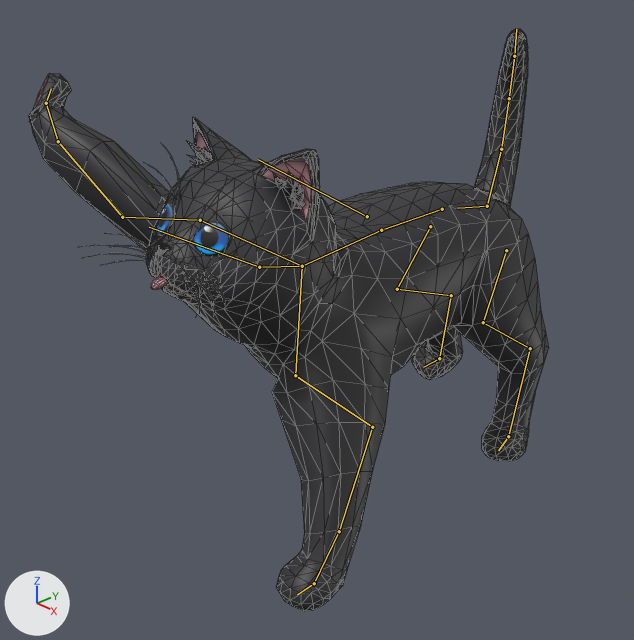
An edit to the Blender file 10_素材/02_Player/cat_ver007.blend, drawn before and after from the same camera.
Rendered twice from a 50 mm lens placed at (0.383, -0.423, 0.384), pointed at (-0.018, -0.047, 0.123). The lights are fixed; the arrows at lower left show +X, +Y and +Z. The picture after the commit comes second. Both versions are drawn at frame 5 of the action 'cat - punch2'; the numbers are the values there. The bones that change, and the others that lie on the model, are drawn over the model as lines. Mesh edges are drawn as thin lines on the coarser meshes.

The first picture shows 'cat_1', 'eye'.
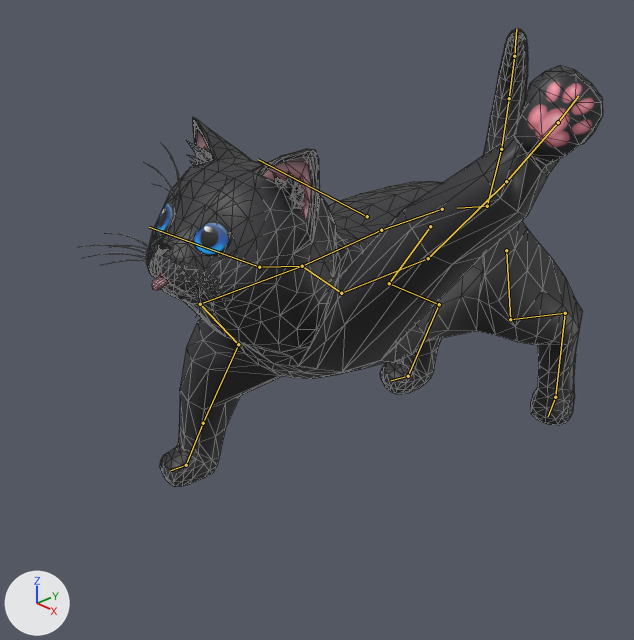
The edits, one by one:
Bone 'hind_leg_001_L' (bone_hind_leg_001_l) turns from (-2, 9, -6) to (37, 12, 2) degrees about its own x, y and z.
Bone 'hind_leg_002_L' (bone_hind_leg_002_l) turns from (14, -4, -5) to (-2, -5, -3) degrees about its own x, y and z.
Bone 'hind_leg_003_L' (bone_hind_leg_003_l) turns from (-12, -4, 5) to (-17, -5, 6) degrees about its own x, y and z.
Bone 'hind_leg_003_L.001' (bone_hind_leg_003_l_001) turns from (10, 2, 1) to (20, -10, -2) degrees about its own x, y and z.
Bone 'hind_leg_001_R' (bone_hind_leg_001_r) turns from (0, -7, 6) to (-12, -5, 8) degrees about its own x, y and z.
Bone 'hind_leg_002_R' (bone_hind_leg_002_r) turns from (26, 4, 2) to (29, 4, 3) degrees about its own x, y and z.
Bone 'hind_leg_003_R' (bone_hind_leg_003_r) turns from (8, 0, -1) to (-5, 3, -1) degrees about its own x, y and z.
Bone 'hind_leg_003_R.001' (bone_hind_leg_003_r_001) turns from (-21, 3, 0) to (-12, 0, -1) degrees about its own x, y and z.
Bone 'foreleg_001_L' (bone_foreleg_001_l) turns from (-7, -13, -17) to (9, 27, -59) degrees about its own x, y and z.
Bone 'foreleg_002_L' (bone_foreleg_002_l) turns from (9, -12, -24) to (-33, -42, -48) degrees about its own x, y and z.
Bone 'foreleg_003_L' (bone_foreleg_003_l) turns from (0, 0, 0) to (75, 10, -17) degrees about its own x, y and z.
Bone 'foreleg_003_L.001' (bone_foreleg_003_l_001) turns from (5, -19, 21) to (26, -51, -23) degrees about its own x, y and z.
Bone 'foreleg_003_L.002' (bone_foreleg_003_l_002) turns from (9, 0, 0) to (63, -33, -81) degrees about its own x, y and z.
Bone 'foreleg_001_R' (bone_foreleg_001_r) turns from (13, 8, 70) to (3, -6, 27) degrees about its own x, y and z.
Bone 'foreleg_002_R' (bone_foreleg_002_r) turns from (-69, 26, -8) to (-8, 1, -2) degrees about its own x, y and z.
Bone 'foreleg_003_R' (bone_foreleg_003_r) turns from (33, 11, 26) to (22, -1, -8) degrees about its own x, y and z.
Bone 'foreleg_003_R.001' (bone_foreleg_003_r_001) turns from (5, 14, 23) to (-6, 0, -17) degrees about its own x, y and z.
Bone 'foreleg_003_R.002' (bone_foreleg_003_r_002) turns from (41, 38, 47) to (1, 4, 18) degrees about its own x, y and z.

Boxes [x1, y1, x2, y2] around the edits, measured in the pictures (634 x 640 px):
'cat_1', posed (21% shorter)
    before: [29, 29, 549, 611]
    after: [82, 29, 603, 487]
bone 'hind_leg_001_L', root to tip
    before: (506, 250) to (483, 322)
    after: (506, 250) to (510, 319)
bone 'hind_leg_002_L', root to tip
    before: (483, 322) to (530, 348)
    after: (510, 319) to (565, 313)
bone 'hind_leg_003_L', root to tip
    before: (530, 348) to (508, 436)
    after: (565, 313) to (555, 397)
bone 'hind_leg_003_L.001', root to tip
    before: (508, 436) to (498, 450)
    after: (555, 397) to (548, 416)
bone 'hind_leg_001_R', root to tip
    before: (430, 226) to (397, 289)
    after: (430, 226) to (389, 283)
bone 'hind_leg_002_R', root to tip
    before: (397, 289) to (451, 295)
    after: (389, 283) to (439, 304)
bone 'hind_leg_003_R', root to tip
    before: (451, 295) to (439, 358)
    after: (439, 304) to (408, 376)
bone 'hind_leg_003_R.001', root to tip
    before: (439, 358) to (423, 367)
    after: (408, 376) to (391, 380)
bone 'foreleg_001_L', root to tip
    before: (302, 266) to (295, 375)
    after: (302, 266) to (341, 293)
bone 'foreleg_002_L', root to tip
    before: (295, 375) to (372, 427)
    after: (341, 293) to (428, 258)
bone 'foreleg_003_L', root to tip
    before: (372, 427) to (339, 531)
    after: (428, 258) to (506, 181)
bone 'foreleg_003_L.001', root to tip
    before: (339, 531) to (314, 583)
    after: (506, 181) to (558, 122)
bone 'foreleg_003_L.002', root to tip
    before: (314, 583) to (297, 594)
    after: (558, 122) to (578, 96)
bone 'foreleg_001_R', root to tip
    before: (302, 266) to (200, 220)
    after: (302, 266) to (200, 304)
bone 'foreleg_002_R', root to tip
    before: (200, 220) to (122, 217)
    after: (200, 304) to (238, 344)
bone 'foreleg_003_R', root to tip
    before: (122, 217) to (58, 141)
    after: (238, 344) to (203, 423)
bone 'foreleg_003_R.001', root to tip
    before: (58, 141) to (46, 103)
    after: (203, 423) to (186, 465)
bone 'foreleg_003_R.002', root to tip
    before: (46, 103) to (51, 88)
    after: (186, 465) to (170, 470)
